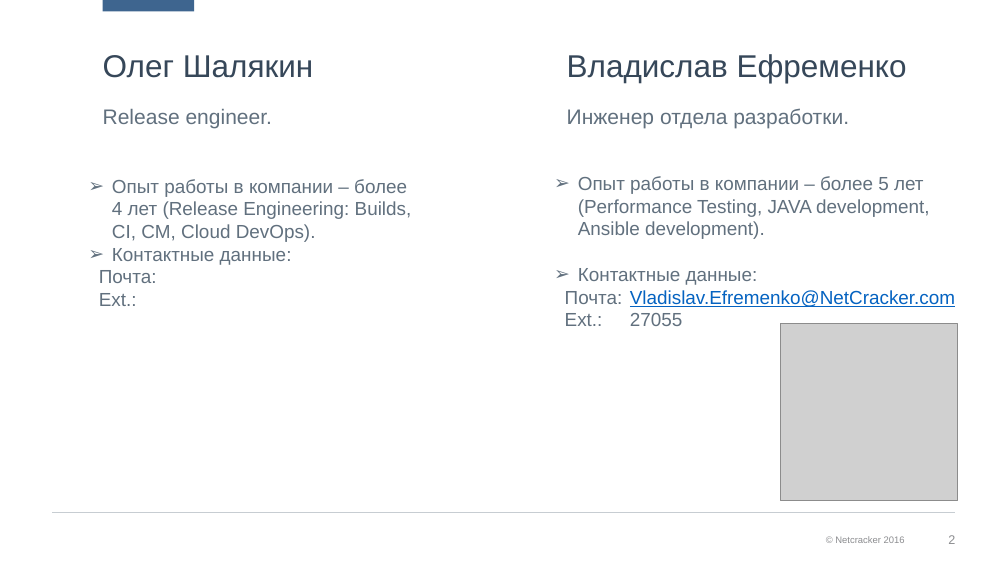
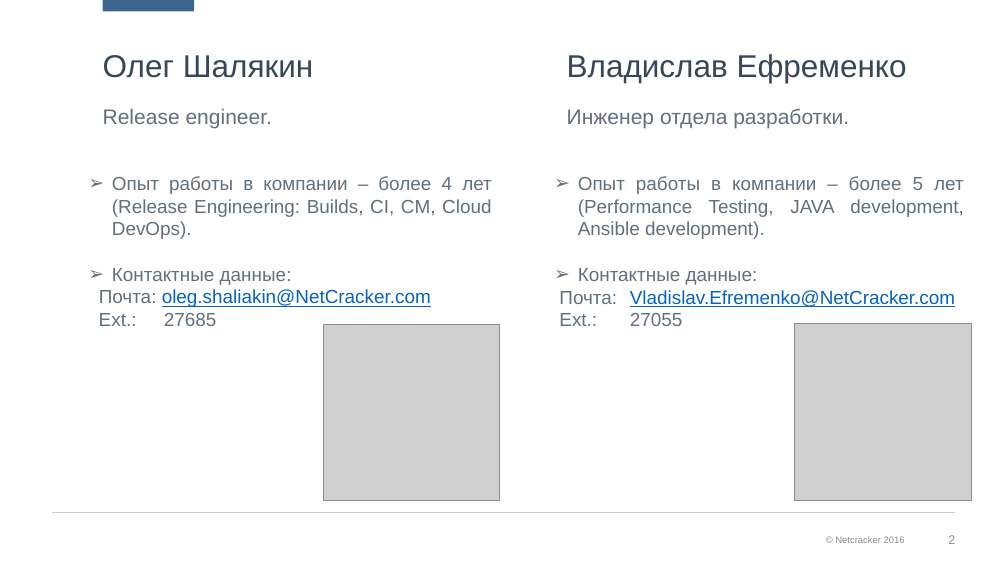
Before and after one commit to ncedu-tlt/2018-eaters-club, a slide deck: slide 2 of Eaters_Club_v0.1.pptx. Drawn at 1008x567 pixels with LibreOffice and Linux fonts; fonts in the diff are those of the drawing; grey boxes stand for pictures; background and template pictures are left out. Boxes give left, top, right and bottom in pixels: in the first picture for what was removed or moved away, otherwise in the second. Text is boxed around its words. In the diff, an @@ line names an element or a change of style, - is before the commit and + after.

Commit message:
Added some text

```diff
--- a/Eaters_Club_v0.1.pptx
+++ b/Eaters_Club_v0.1.pptx
@@ text at <box>112,176,492,285</box>: alignment left to justified @@
@@ text at <box>578,176,964,285</box>: alignment left to justified @@
@@ text at <box>99,289,431,326</box>: text changed; text colour #61707E to #0563C1 @@
-Почта:
-Ext.:
+Почта: oleg.shaliakin@NetCracker.com
+Ext.: 27685
@@ picture added at <box>323,324,499,501</box> @@
@@ picture: place and size @@
-picture at <box>780,324,957,501</box>
+picture at <box>794,324,971,501</box>
```
Also in this commit, not shown: 6 other slides changed, 2 slides added, 1 slide removed.
